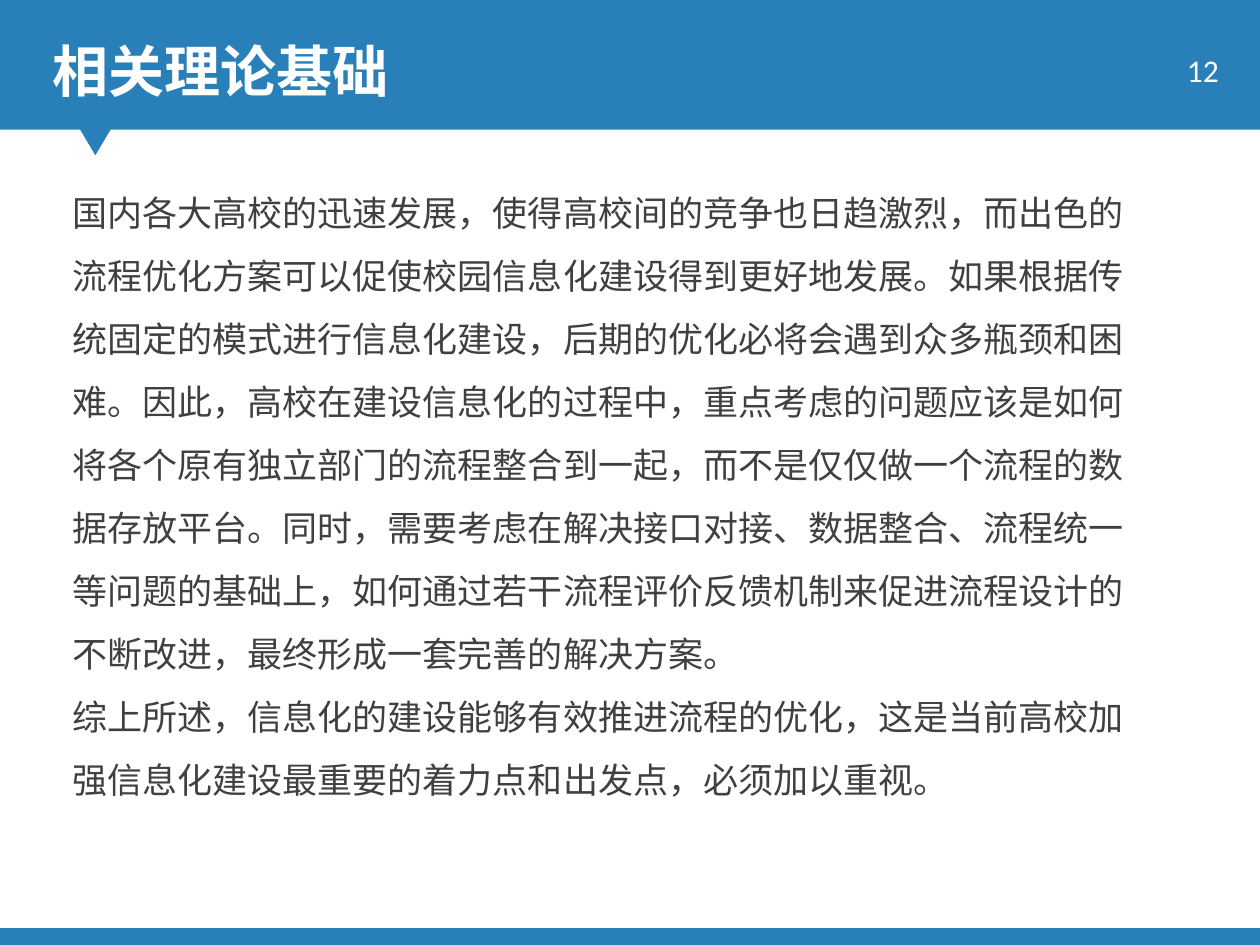
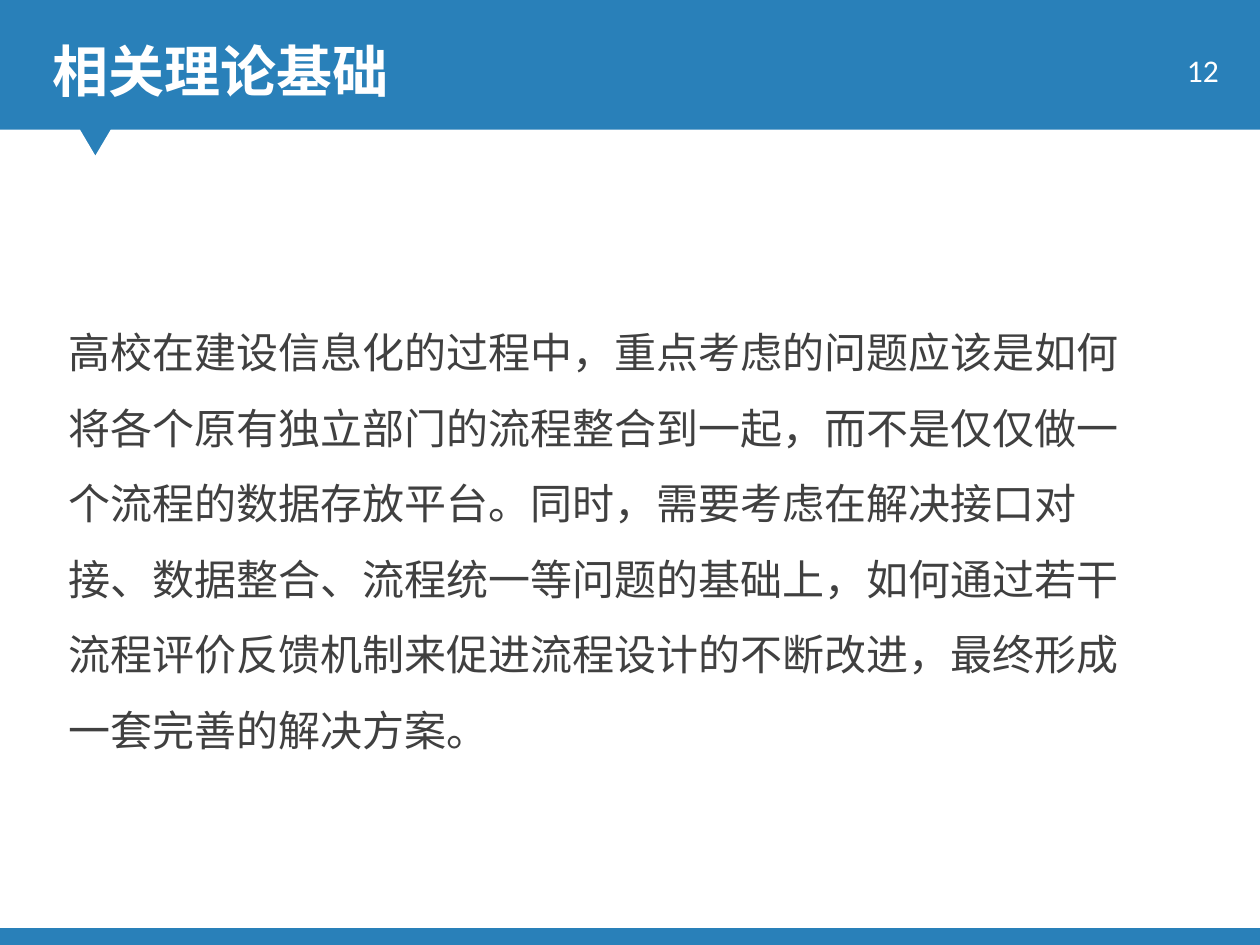
Before and after one commit to ky4910/KimThesis, a slide deck: slide 12 of 答辩_0610_JY.ppt. Drawn at 1260x945 pixels with LibreOffice and Linux fonts; fonts in the diff are those of the drawing; background and template pictures are left out. Boxes give left, top, right and bottom in pixels: in the first picture for what was removed or moved away, otherwise in the second. Text is boxed around its words. In the diff, an @@ line names an element or a change of style, - is before the commit and + after.

```diff
--- a/答辩_0610_JY.ppt
+++ b/答辩_0610_JY.ppt
@@ text at (68,332,1118,750): text changed; size 20 to 24 pt @@
-国内各大高校的迅速发展，使得高校间的竞争也日趋激烈，而出色的流程优化方案可以促使校园信息化建设得到更好地发展。如果根据传统固定的模式进行信息化建设，后期的优化必将会遇到众多瓶颈和困难。因此，高校在建设信息化的过程中，重点考虑的问题应该是如何将各个原有独立部门的流程整合到一起，而不是仅仅做一个流程的数据存放平台。同时，需要考虑在解决接口对接、数据整合、流程统一等问题的基础上，如何通过若干流程评价反馈机制来促进流程设计的不断改进，最终形成一套完善的解决方案。
-综上所述，信息化的建设能够有效推进流程的优化，这是当前高校加强信息化建设最重要的着力点和出发点，必须加以重视。
+高校在建设信息化的过程中，重点考虑的问题应该是如何将各个原有独立部门的流程整合到一起，而不是仅仅做一个流程的数据存放平台。同时，需要考虑在解决接口对接、数据整合、流程统一等问题的基础上，如何通过若干流程评价反馈机制来促进流程设计的不断改进，最终形成一套完善的解决方案。
```
Also in this commit, not shown: 2 other files.
